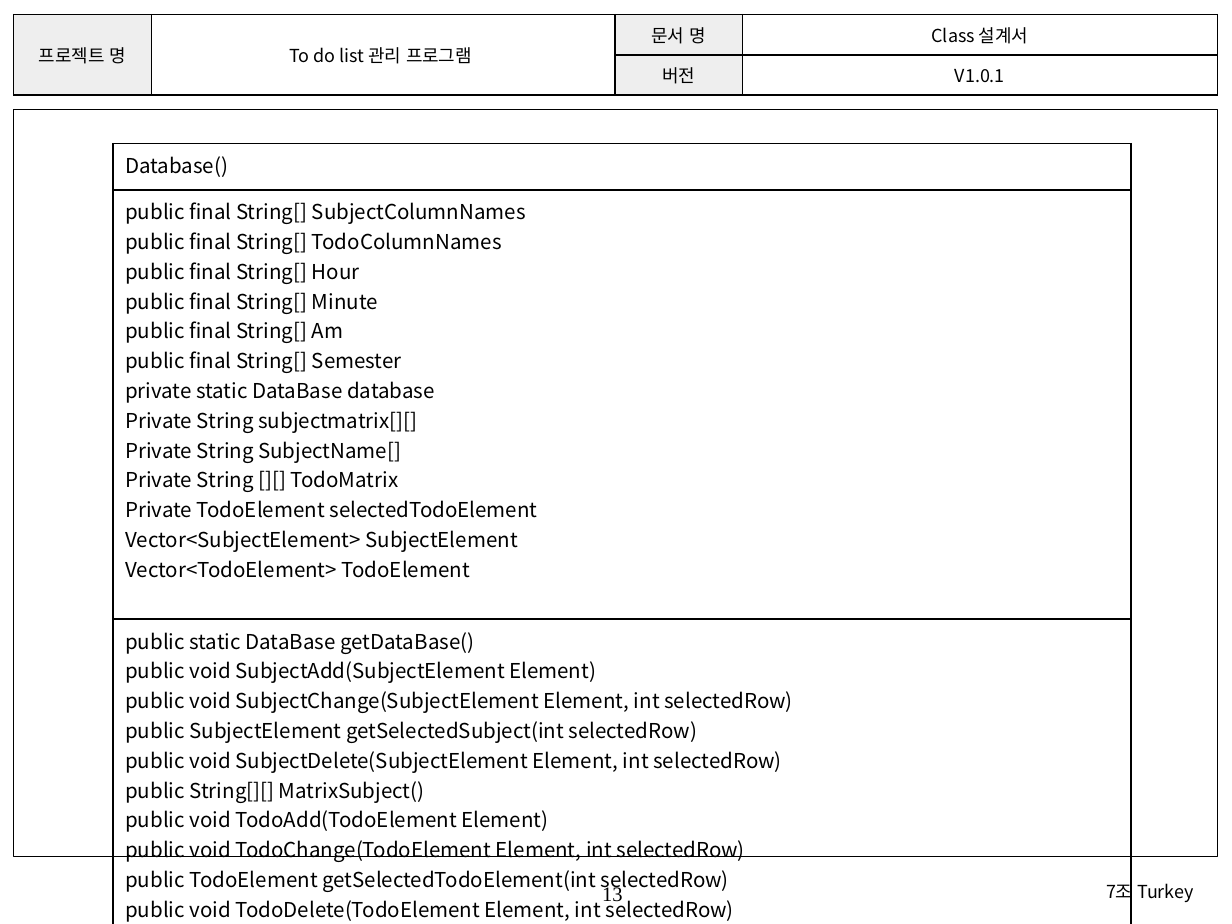
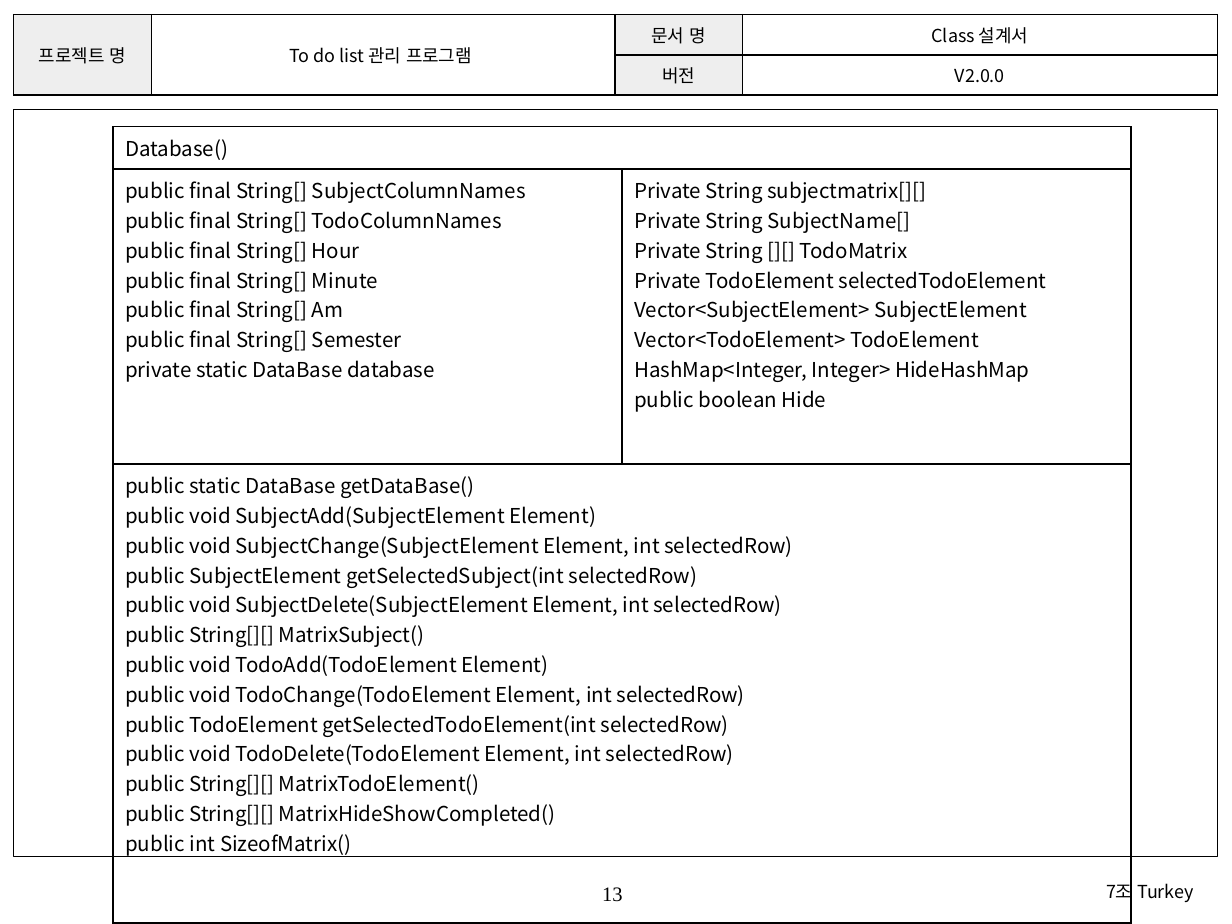
Before and after one commit to SE-admin/7, a slide deck: slide 13 of doc/3_ 설계서/Class Design.pptx. Drawn at 1232x924 pixels with LibreOffice and Linux fonts; fonts in the diff are those of the drawing; background and template pictures are left out. Boxes give left, top, right and bottom in pixels: in the first picture for what was removed or moved away, otherwise in the second. Text is boxed around its words. In the diff, an @@ line names an element or a change of style, - is before the commit and + after.

```diff
--- a/doc/3_ 설계서/Class Design.pptx
+++ b/doc/3_ 설계서/Class Design.pptx
@@ table at box(14, 15, 1217, 95) @@
-row 2, column 4: V1.0.1
+row 2, column 4: V2.0.0
@@ table at box(113, 127, 1131, 860) @@
-column 1: Database() | public final String[] SubjectColumnNames / public final String[] TodoColumnNames public final String[] Hour / public final String[] Minute / public final String[] Am / public final String[] Semester / private static DataBase database / Private String subjectmatrix[][] / Private String SubjectName[] / Private String [][] TodoMatrix / Private TodoElement selectedTodoElement / Vector<SubjectElement> SubjectElement / Vector<TodoElement> TodoElement | public static DataBase getDataBase() / public void SubjectAdd(SubjectElement Element) / public void SubjectChange(SubjectElement Element, int selectedRow) / public SubjectElement getSelectedSubject(int selectedRow) / public void SubjectDelete(SubjectElement Element, int selectedRow) / public String[][] MatrixSubject() / public void TodoAdd(TodoElement Element) / public void TodoChange(TodoElement Element, int selectedRow) / public TodoElement getSelectedTodoElement(int selectedRow) / public void TodoDelete(TodoElement Element, int selectedRow) / public String[][] MatrixTodoElement()
+column 1: Database() | public final String[] SubjectColumnNames / public final String[] TodoColumnNames public final String[] Hour / public final String[] Minute / public final String[] Am / public final String[] Semester / private static DataBase database | public static DataBase getDataBase() / public void SubjectAdd(SubjectElement Element) / public void SubjectChange(SubjectElement Element, int selectedRow) / public SubjectElement getSelectedSubject(int selectedRow) / public void SubjectDelete(SubjectElement Element, int selectedRow) / public String[][] MatrixSubject() / public void TodoAdd(TodoElement Element) / public void TodoChange(TodoElement Element, int selectedRow) / public TodoElement getSelectedTodoElement(int selectedRow) / public void TodoDelete(TodoElement Element, int selectedRow) / public String[][] MatrixTodoElement() / public String[][] MatrixHideShowCompleted() / public int SizeofMatrix()
+column 2:  | Private String subjectmatrix[][] / Private String SubjectName[] / Private String [][] TodoMatrix / Private TodoElement selectedTodoElement / Vector<SubjectElement> SubjectElement / Vector<TodoElement> TodoElement / HashMap<Integer, Integer> HideHashMap / public boolean Hide | 
@@ table: place and size @@
-table at box(113, 144, 1131, 924)
+table at box(113, 127, 1131, 860)
```
Also in this commit, not shown: 12 other slides changed.
